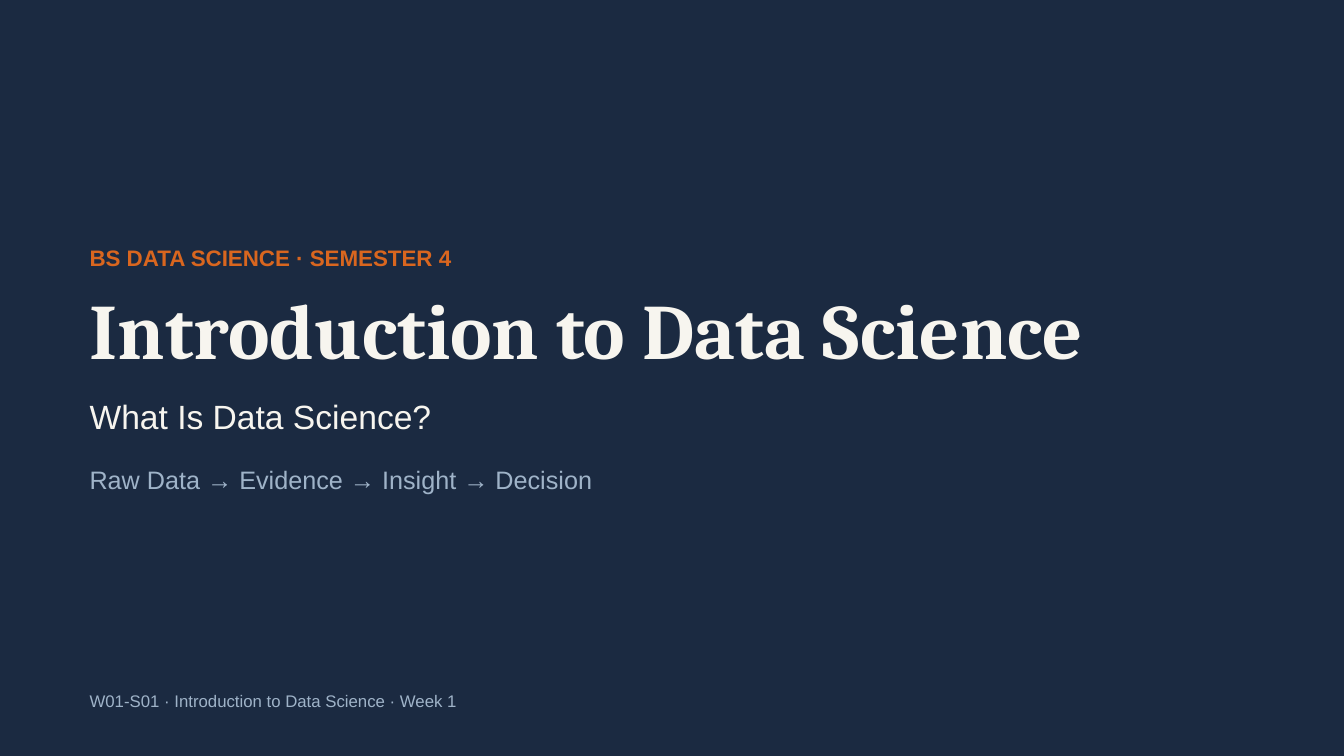
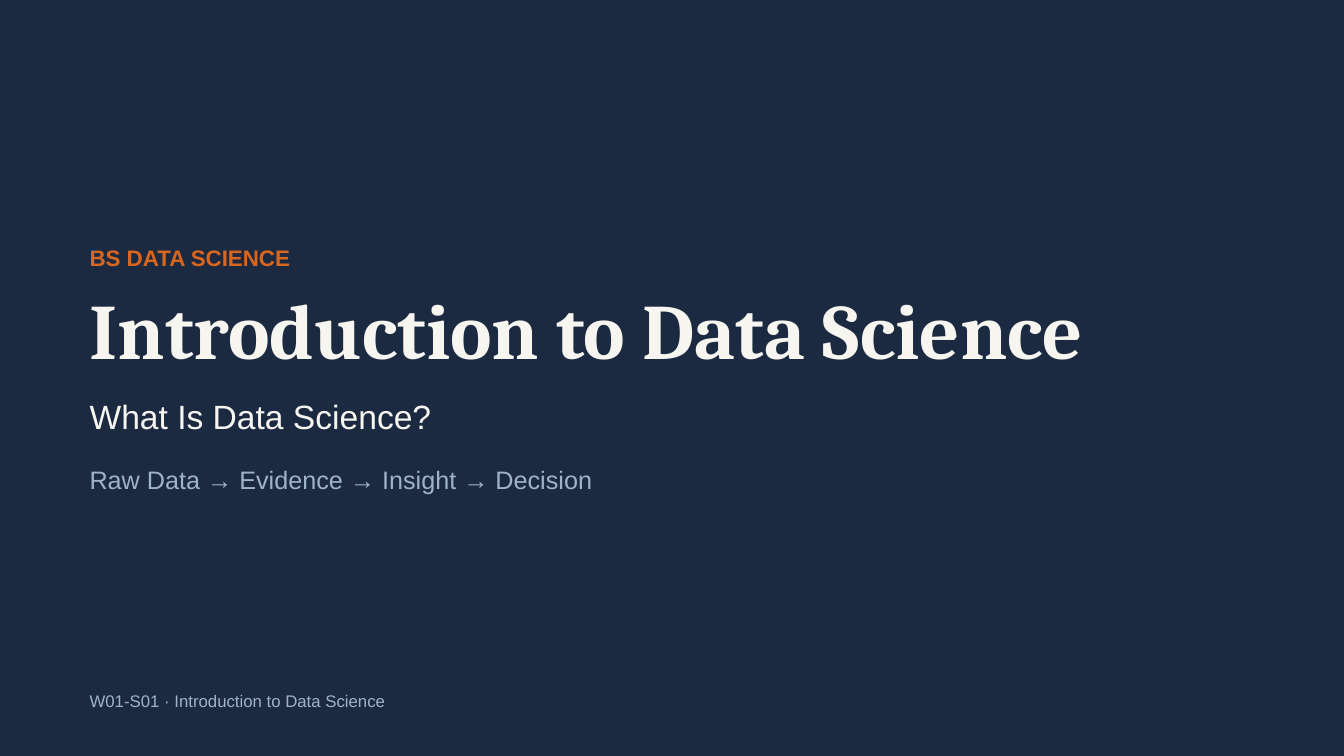
Before and after one commit to a6dulrauf/introduction-to-data-science-fall26, a slide deck: slide 1 of week 1/Intro to Data Science — Week 1 What Is Data Science.pptx. Drawn at 1344x756 pixels with LibreOffice and Linux fonts; fonts in the diff are those of the drawing. Boxes give left, top, right and bottom in pixels: in the first picture for what was removed or moved away, otherwise in the second. Text is boxed around its words. In the diff, an @@ line names an element or a change of style, - is before the commit and + after.

```diff
--- a/week 1/Intro to Data Science — Week 1 What Is Data Science.pptx
+++ b/week 1/Intro to Data Science — Week 1 What Is Data Science.pptx
@@ text at (90,250,290,266): text changed @@
-BS DATA SCIENCE · SEMESTER 4
+BS DATA SCIENCE
@@ text at (90,695,385,707): text changed @@
-W01-S01 · Introduction to Data Science · Week 1
+W01-S01 · Introduction to Data Science
```
Also in this commit, not shown: 11 other slides changed, 2 other files.
